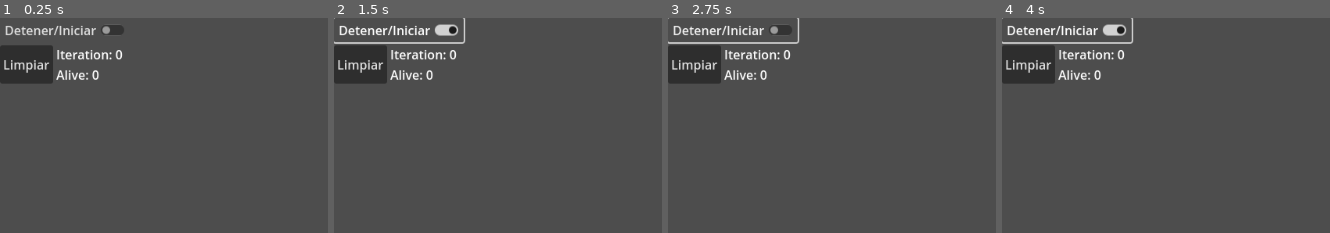
Above: before the commit, frames 1-4 (left to right).
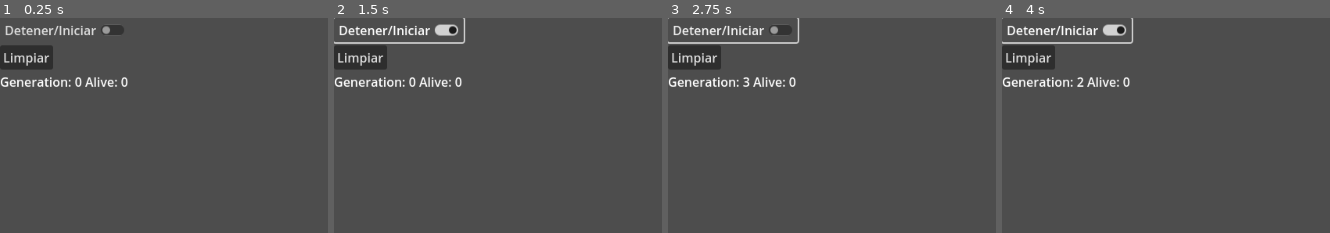
Above: after the commit, the same moments.

Repository: jalfonsocu/Godot_GameOfLifeClone
Game: Godot game, scene res://Map.tscn
The game is run twice, just before and just after one commit, with the same random seed, the same clock (stepped at 60 frames per second) and the same inputs.
Inputs:
- Up to frame 1 (0.25 s): no input
- Up to frame 2 (1.5 s): click "Limpiar" at 0.5 s; click "Detener/Iniciar" at 1.25 s
- Up to frame 3 (2.75 s): click "Detener/Iniciar" at 2 s
- Up to frame 4 (4 s): click "Limpiar" at 2.75 s; click "Detener/Iniciar" at 3.5 s
The pictures show only the part of the screen within x 0-50%, y 0-50%; the shares and areas given below are measured in that part.

The runs differ from the first frame. In frame 1, 3.0% of the frame differs, in the area x 0-40%, y 14-33%; in frame 2, 3.0%; in frame 3, 3.0%; in frame 4, 3.0%.

Commit message:
First Version, working game of live

Diff:
--- a/Map.gd
+++ b/Map.gd
@@ -6,6 +6,12 @@
 var timer = $Timer
 @onready
 var checkbutton = $HFlowContainer/CheckButton
+@onready
+var label_status = $HFlowContainer/Label
+
+var lv = LiveLogic.new()
+
+var atlas_pos = Vector2i(0,0)
 
 
 # Called when the node enters the scene tree for the first time.
@@ -24,12 +30,15 @@
 
 				var mouse_pos = get_global_mouse_position()
 				var tile_map_position = tile.local_to_map(mouse_pos)
-				var atlas_pos = Vector2i(0,0)
+
 
 				if tile.get_cell_source_id(0, tile_map_position) == 0:
 					tile.set_cell(0,tile_map_position,-1)
+					lv.remove_cell(tile_map_position)
 				else:
 					tile.set_cell(0,tile_map_position,0, atlas_pos)
+
+					lv.add_cell(tile_map_position)
 
 			else:
 				print("Left button was released")
@@ -40,19 +49,30 @@
 
 #TImer timeout, update state
 func _on_timer_timeout():
-	print("Timeout")
+	tile.clear()
+	lv.next_state()
+
+	for c in lv.enviroment:
+		tile.set_cell(0,c,0, atlas_pos)
+	label_status.text = "Generation: " + str(lv.generation) + " Alive: " + str(lv.population)
+
+
+
 
 #Start Pause
 func _on_check_button_pressed():
 
 	if checkbutton.button_pressed:
-		print("******************TRUE***************")
 		timer.start()
 	else:
-		print("******************FALSE***************")
 		timer.stop()
 
 
 #Clear game state
 func _on_button_pressed():
-	print("Clear")
+	timer.stop()
+	lv.enviroment.clear()
+	tile.clear()
+	lv.generation = 0
+	lv.population = 0
+	label_status.text = "Generation: " + str(0) + " Alive: " + str(0)
--- a/Map.tscn
+++ b/Map.tscn
@@ -14,7 +14,7 @@
 script = ExtResource("1_j8ckn")
 
 [node name="Timer" type="Timer" parent="."]
-wait_time = 0.5
+wait_time = 0.2
 
 [node name="HFlowContainer" type="HFlowContainer" parent="."]
 offset_right = 40.0
@@ -30,8 +30,7 @@
 
 [node name="Label" type="Label" parent="HFlowContainer"]
 layout_mode = 2
-text = "Iteration: 0
-Alive: 0"
+text = "Generation: 0 Alive: 0"
 
 [node name="TileMap" type="TileMap" parent="."]
 tile_set = SubResource("TileSet_3vp6i")
